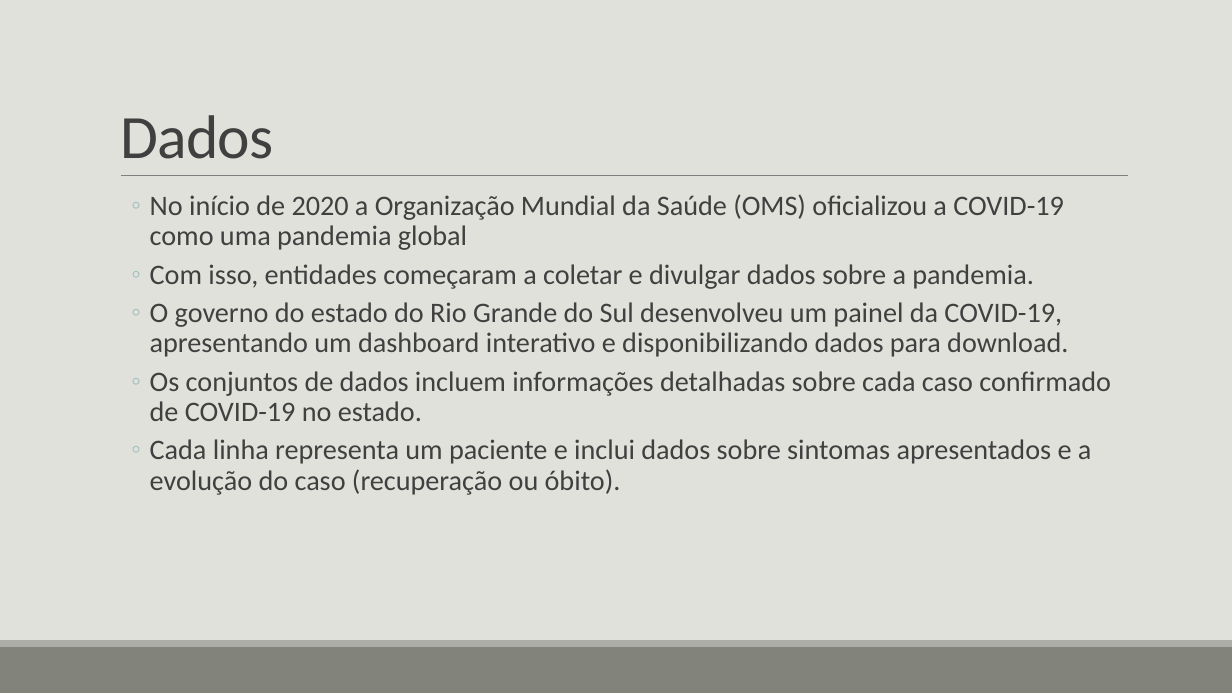
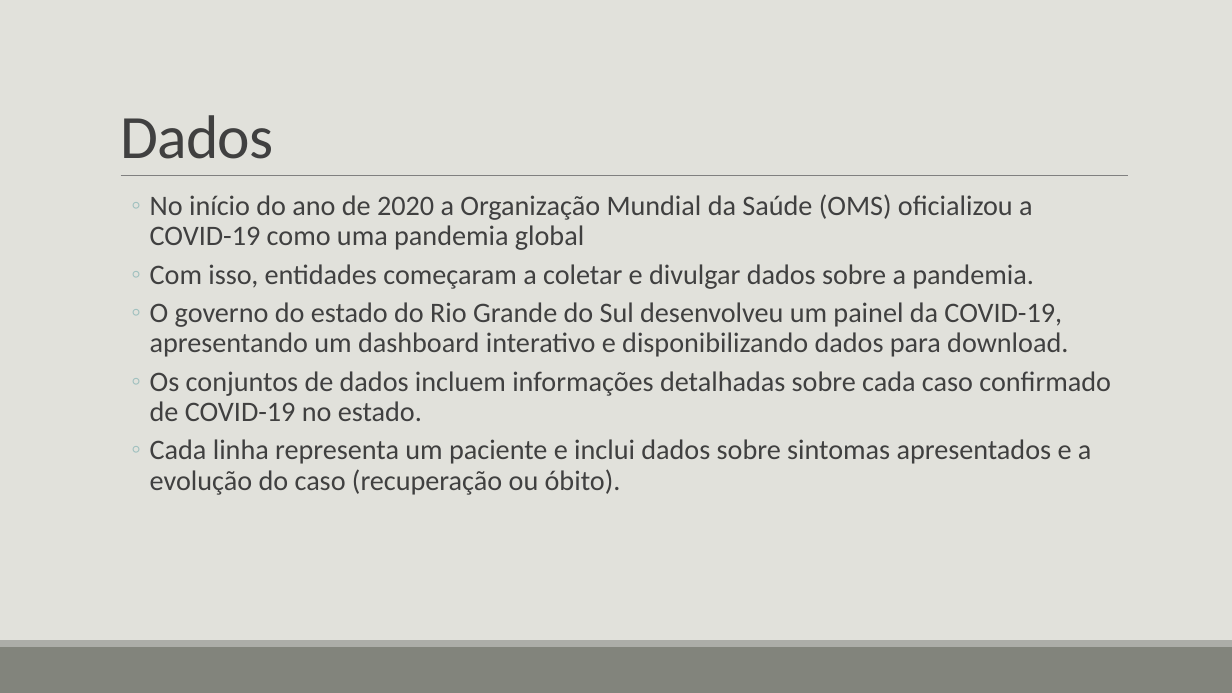
Before and after one commit to gvheisler/KDD-COVID-19, a slide deck: slide 3 of presentation/presentation.pptx. Drawn at 1232x693 pixels with LibreOffice and Linux fonts; fonts in the diff are those of the drawing. Boxes give left, top, right and bottom in pixels: in the first picture for what was removed or moved away, otherwise in the second. Text is boxed around its words. In the diff, an @@ line names an element or a change of style, - is before the commit and + after.

Commit message:
apresentação

```diff
--- a/presentation/presentation.pptx
+++ b/presentation/presentation.pptx
@@ text at (x1=150, y1=194, x2=1033, y2=250): text changed @@
-  ◦ No início de 2020 a Organização Mundial da Saúde (OMS) oficializou a COVID-19 como uma pandemia global
+  ◦ No início do ano de 2020 a Organização Mundial da Saúde (OMS) oficializou a COVID-19 como uma pandemia global
```
Also in this commit, not shown: 2 other slides changed, 14 slides added, 8 other files.
